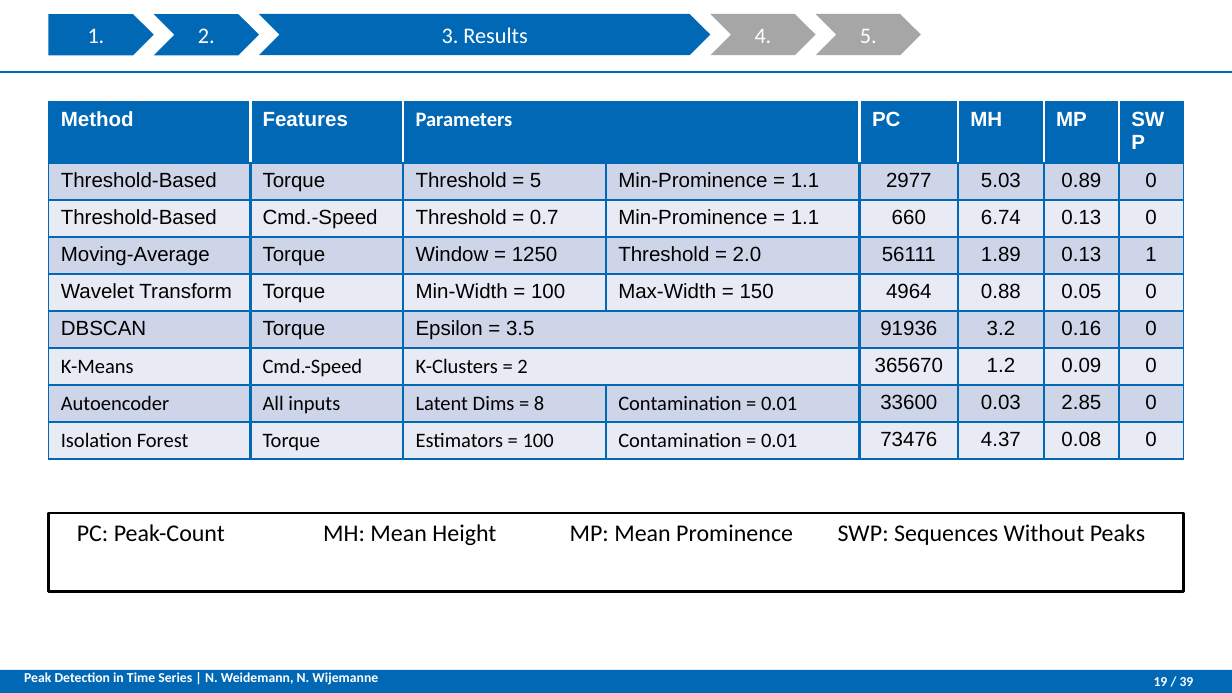
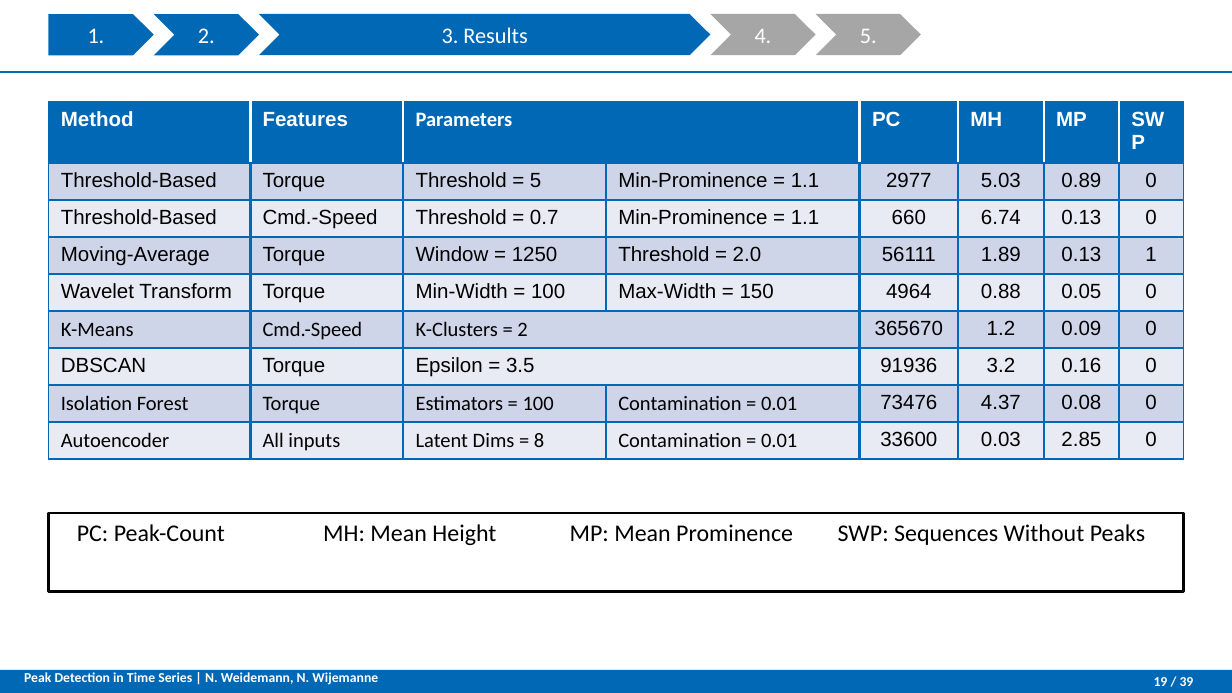
Before and after one commit to NatDharindri/AMSGroup2, a slide deck: slide 19 of Final presentation V8.pptx. Drawn at 1232x693 pixels with LibreOffice and Linux fonts; fonts in the diff are those of the drawing; background and template pictures are left out. Boxes give left, top, right and bottom in pixels: in the first picture for what was removed or moved away, otherwise in the second. Text is boxed around its words. In the diff, an @@ line names an element or a change of style, - is before the commit and + after.

```diff
--- a/Final presentation V8.pptx
+++ b/Final presentation V8.pptx
@@ table at (48, 101, 1184, 455) @@
+row 6: K-Means | Cmd.-Speed | K-Clusters = 2 |  | 365670 | 1.2 | 0.09 | 0
-row 7: K-Means | Cmd.-Speed | K-Clusters = 2 |  | 365670 | 1.2 | 0.09 | 0
+row 8: Isolation Forest | Torque | Estimators = 100 | Contamination = 0.01 | 73476 | 4.37 | 0.08 | 0
-row 9: Isolation Forest | Torque | Estimators = 100 | Contamination = 0.01 | 73476 | 4.37 | 0.08 | 0
```
